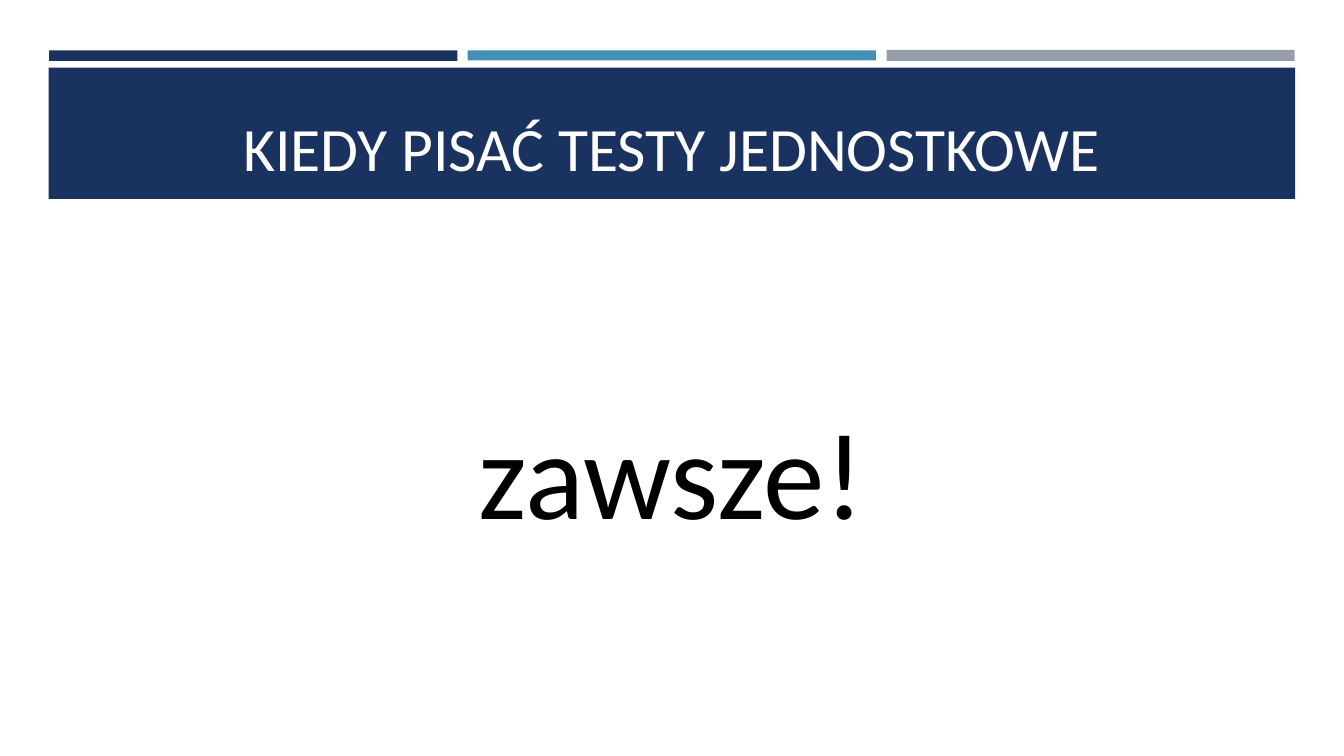
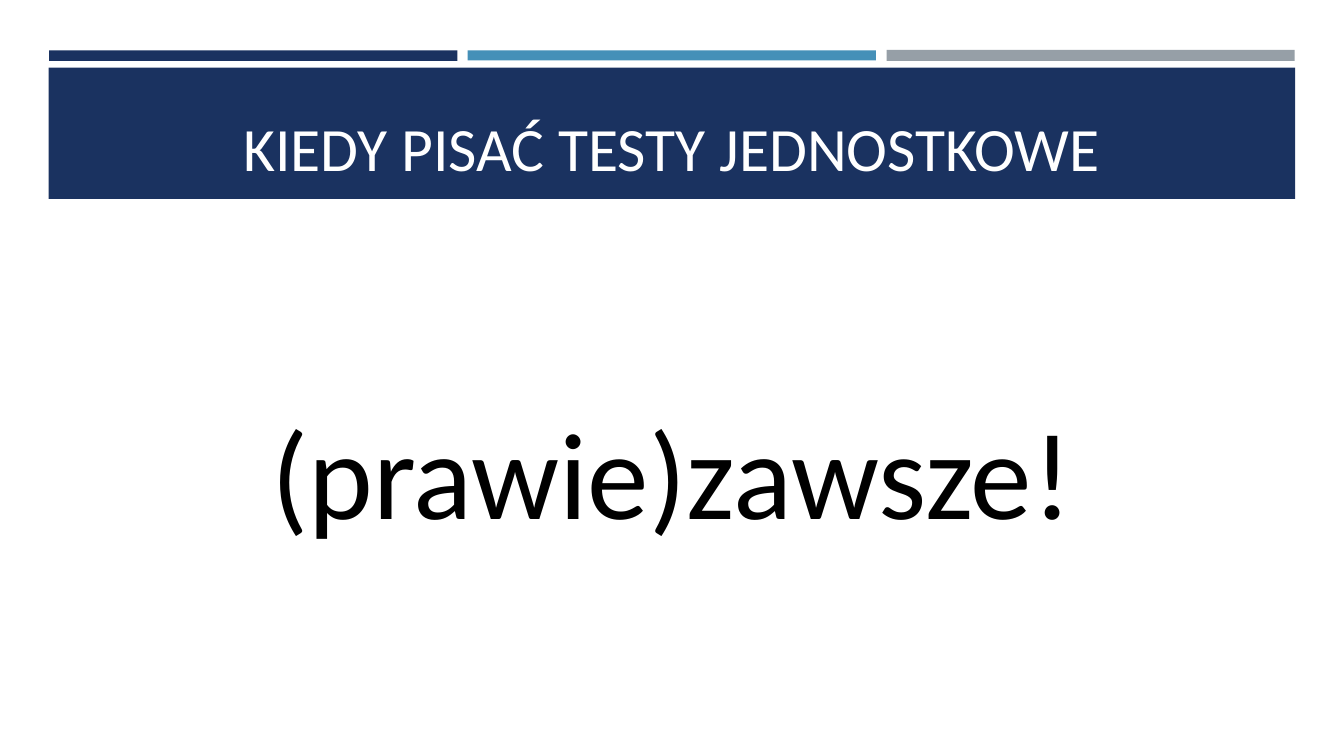
Before and after one commit to saamed/unit-test-workshops, a slide deck: slide 22 of docs/Testy jednostkowe.pptx (slide 21 before the commit). Drawn at 1344x756 pixels with LibreOffice and Linux fonts; fonts in the diff are those of the drawing. Boxes give left, top, right and bottom in pixels: in the first picture for what was removed or moved away, otherwise in the second. Text is boxed around its words. In the diff, an @@ line names an element or a change of style, - is before the commit and + after.

```diff
--- a/docs/Testy jednostkowe.pptx
+++ b/docs/Testy jednostkowe.pptx
@@ text at [271,429,1072,539]: text changed @@
-zawsze!
+(prawie)zawsze!
```
Also in this commit, not shown: 7 other slides changed, 1 slide added, 24 other files.
